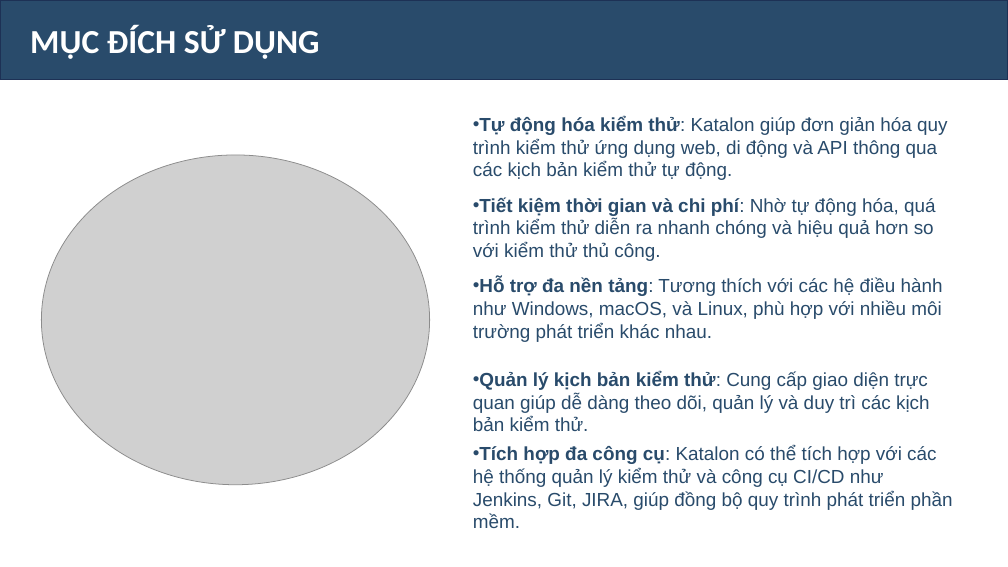
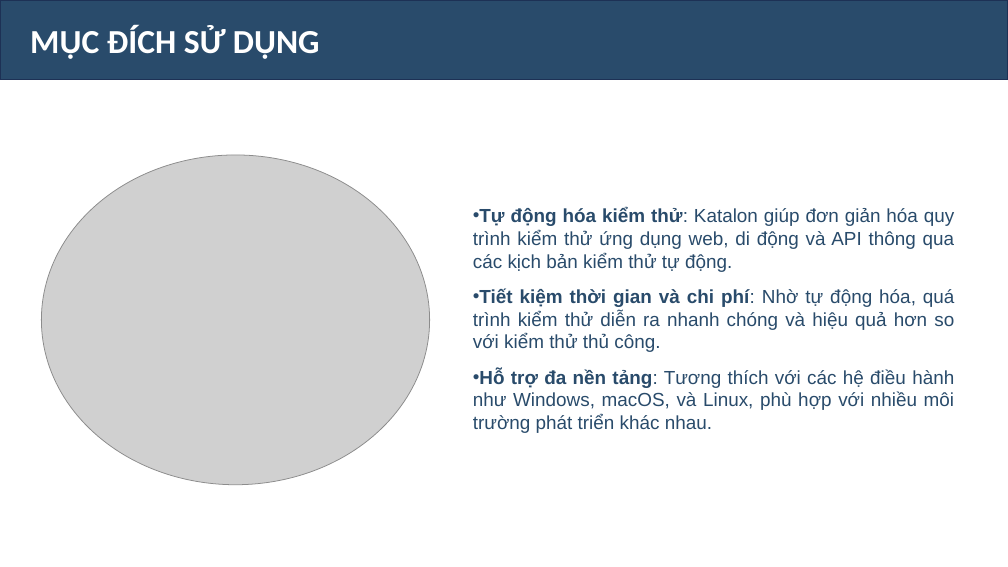
Before and after one commit to Oanh1503-git/DoAnKiemThu, a slide deck: slide 3 of THTH_slide.pptx. Drawn at 1008x567 pixels with LibreOffice and Linux fonts; fonts in the diff are those of the drawing; grey boxes stand for pictures. Boxes give left, top, right and bottom in pixels: in the first picture for what was removed or moved away, otherwise in the second. Text is boxed around its words. In the diff, an @@ line names an element or a change of style, - is before the commit and + after.

```diff
--- a/THTH_slide.pptx
+++ b/THTH_slide.pptx
@@ text "Tự động hóa kiểm thử: ..." moved from (x1=473, y1=116, x2=947, y2=342) to (x1=473, y1=208, x2=955, y2=433) @@
@@ text "Tự động hóa kiểm thử: ..." at (x1=473, y1=208, x2=955, y2=433): alignment left to justified @@
@@ text removed at (x1=473, y1=371, x2=953, y2=528) @@
-• Quản lý kịch bản kiểm thử: Cung cấp giao diện trực quan giúp dễ dàng theo dõi, quản lý và duy trì các kịch bản kiểm thử.
-• Tích hợp đa công cụ: Katalon có thể tích hợp với các hệ thống quản lý kiểm thử và công cụ CI/CD như Jenkins, Git, JIRA, giúp đồng bộ quy trình phát triển phần mềm.
```
Also in this commit, not shown: 7 slides added, 1 slide removed.
